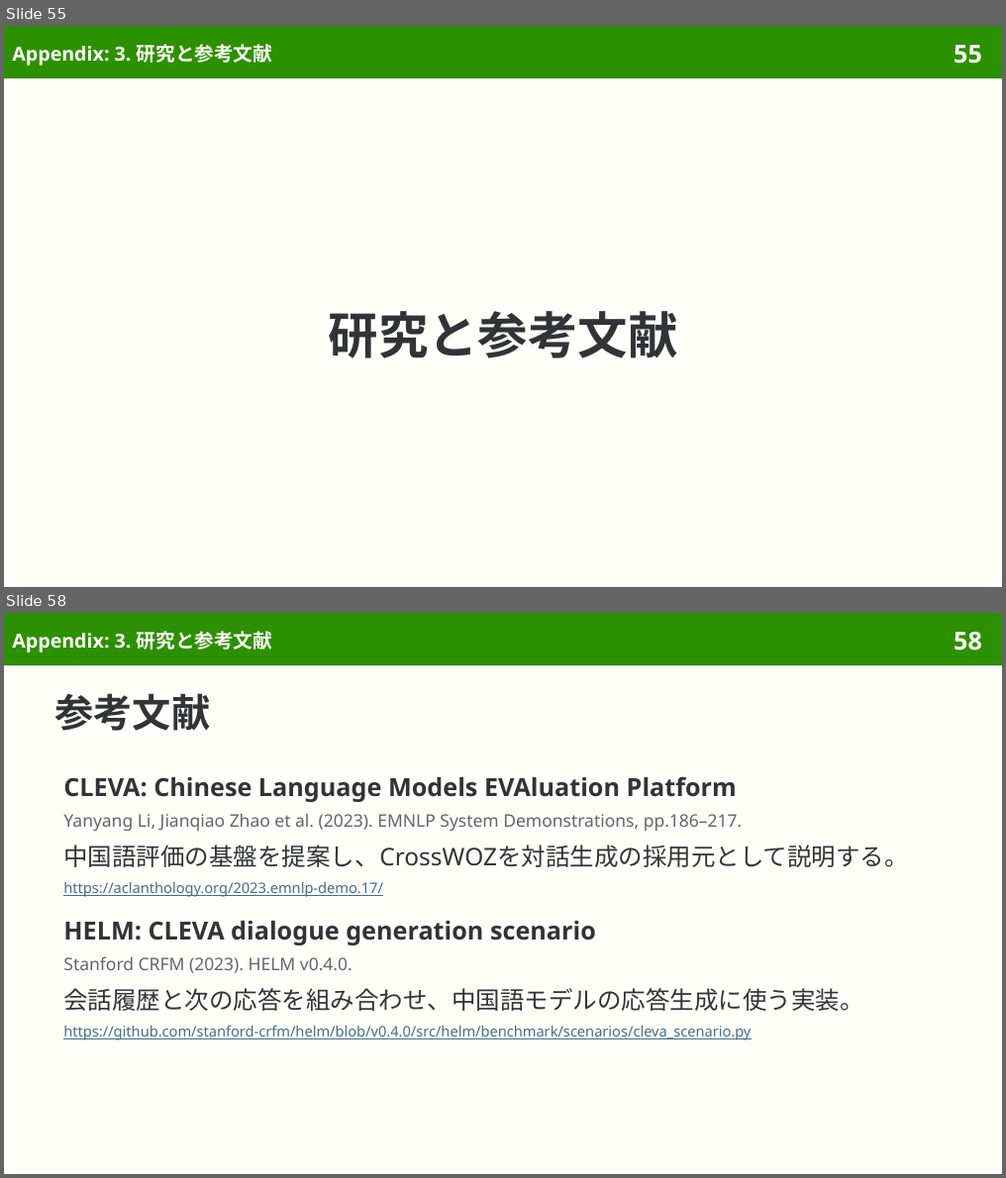
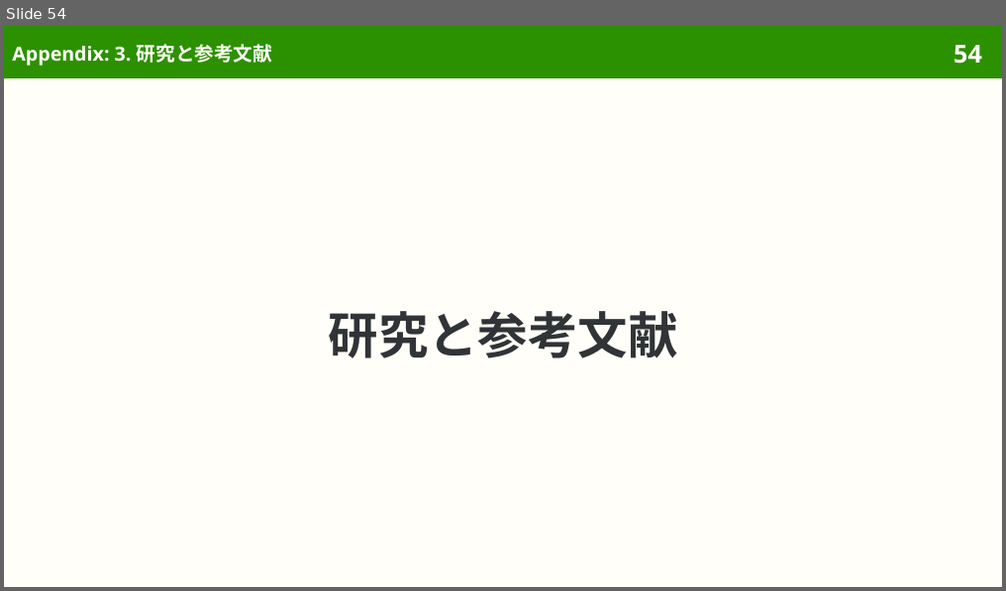
Before and after one commit to sasakiy84/datasets-in-10-minutes, a slide deck: slides/datasets-in-10-minutes-crosswoz.pptx. Shown one above the other, each under a label of ours: slides 55 and 58 before the commit, slide 54 after it; the slides between them are not shown. The pictures are 1006x1178 and 1006x591 pixels, drawn with LibreOffice and Linux fonts; fonts in the diff are those of the drawing. Boxes give left, top, right and bottom in pixels: in the first picture for what was removed or moved away, otherwise in the second. Text is boxed around its words. In the diff, an @@ line names an element or a change of style, - is before the commit and + after.

```diff
--- a/slides/datasets-in-10-minutes-crosswoz.pptx
+++ b/slides/datasets-in-10-minutes-crosswoz.pptx
@@ slide 58 removed at (4, 613, 1002, 1174), background #FFFEF8; not listed: 2 template elements that a slide beside it also shows @@
@@ title removed at (12, 631, 272, 653) @@
-Appendix: 3. 研究と参考文献
@@ title removed at (55, 693, 211, 731) @@
-参考文献
@@ text removed at (63, 776, 908, 897) @@
-CLEVA: Chinese Language Models EVAluation Platform
-Yanyang Li, Jianqiao Zhao et al. (2023). EMNLP System Demonstrations, pp.186–217.
-中国語評価の基盤を提案し、CrossWOZを対話生成の採用元として説明する。
-https://aclanthology.org/2023.emnlp-demo.17/
@@ text removed at (63, 921, 863, 1041) @@
-HELM: CLEVA dialogue generation scenario
-Stanford CRFM (2023). HELM v0.4.0.
-会話履歴と次の応答を組み合わせ、中国語モデルの応答生成に使う実装。
-https://github.com/stanford-crfm/helm/blob/v0.4.0/src/helm/benchmark/scenarios/cleva_scenario.py
@@ what was slide 55 is now slide 54 @@
@@ page number at (953, 45, 982, 64): text changed @@
-55
+54
```
Also in this commit, not shown: 2 slides changed, 1 other slide removed, 45 other files.
